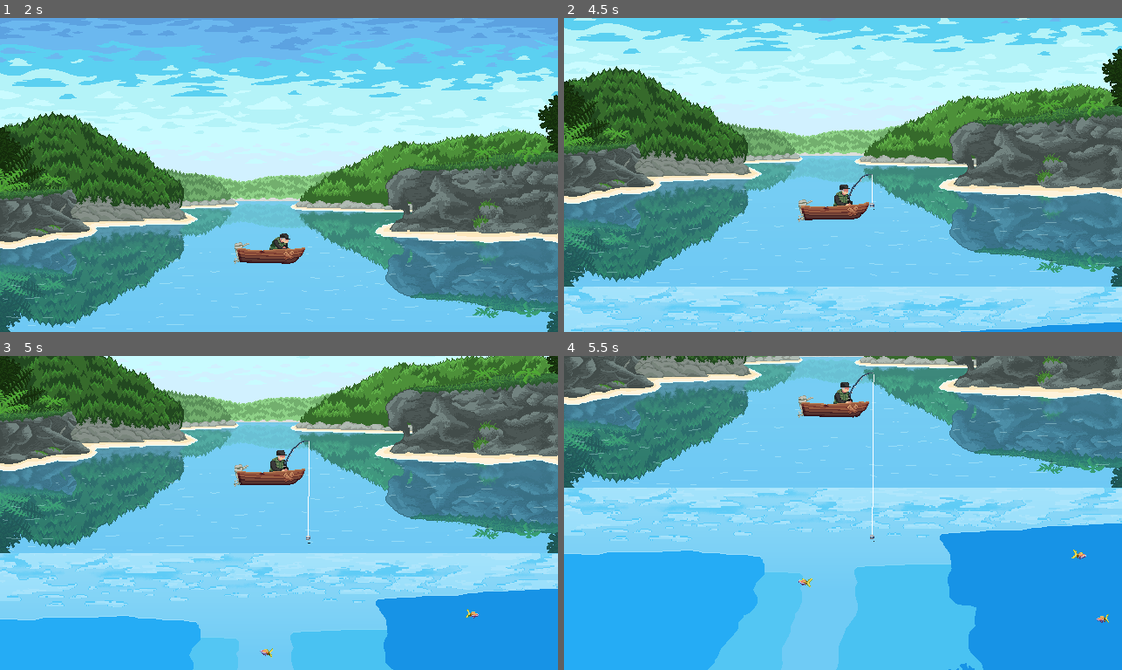
Above: before the commit, frames 1-4 (two rows, left to right).
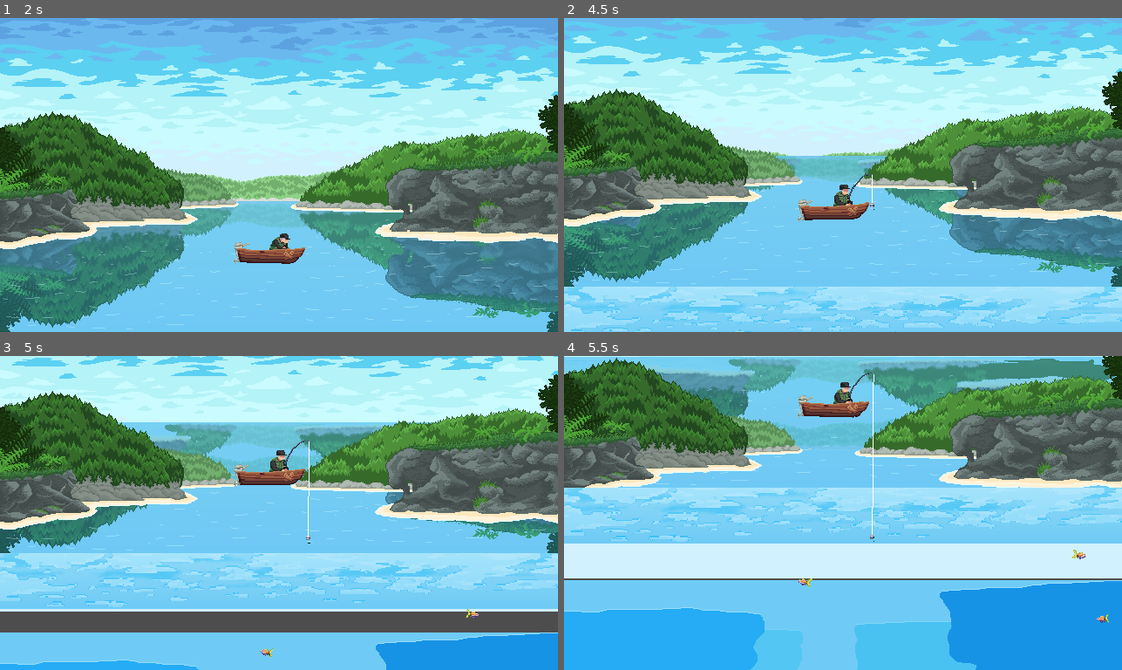
Above: after the commit, the same moments.

Repository: Bad-Onion/gyotaku
Game: Godot game, scene res://main.tscn
The game is run twice, just before and just after one commit, with the same random seed, the same clock (stepped at 60 frames per second) and the same inputs.
Inputs (mouse positions are in pixels of both pictures, inside the frame that each line leads up to):
- Up to frame 1 (2 s): click "Jogar" at 0.5 s; move the mouse to (401, 159) at 1.27 s; click (401, 159) at 1.35 s
- Up to frame 2 (4.5 s): move the mouse to (731, 190) at 2.02 s; click (731, 190) at 2.1 s; move the mouse to (898, 105) at 2.77 s; click (898, 105) at 2.85 s; move the mouse to (815, 237) at 3.52 s; click (815, 237) at 3.6 s; move the mouse to (1010, 222) at 4.27 s; click (1010, 222) at 4.35 s
- Up to frame 3 (5 s): no input
- Up to frame 4 (5.5 s): move the mouse to (675, 465) at 5.02 s; click (675, 465) at 5.1 s

Frame 1 is identical in both runs. In frame 2, 35% of the frame differs, in the area x 0-100%, y 0-100%; in frame 3, 57%; in frame 4, 53%.

Commit message:
adding parallax

Diff:
--- a/gyotaku/scenes/levels/level_1/level_1.tscn
+++ b/gyotaku/scenes/levels/level_1/level_1.tscn
@@ -106,12 +106,14 @@
 
 [node name="MainCamera" type="Camera2D" parent="." unique_id=2093425651]
 position = Vector2(320, 180)
+limit_top = 0
+limit_bottom = 884
 position_smoothing_enabled = true
 script = ExtResource("2_hhmec")
 
 [node name="Boat" type="AnimatedSprite2D" parent="." unique_id=1587030661]
 z_index = 2
-position = Vector2(306.8947, 269.5)
+position = Vector2(306.895, 269.5)
 scale = Vector2(1.0789473, 1.0789474)
 sprite_frames = SubResource("SpriteFrames_q7p11")
 frame_progress = 0.21664254
@@ -167,7 +169,6 @@
 [node name="OkinawaBackground" parent="Background" unique_id=1616347244 instance=ExtResource("5_v0dvh")]
 
 [node name="OkinawaUnderwaterBackground" parent="Background" unique_id=1010358310 instance=ExtResource("4_1iula")]
-position = Vector2(0, 360)
 
 [node name="Systems" type="Node" parent="." unique_id=358187130]
 
--- a/gyotaku/scenes/ui/okinawa_background/okinawa_background.tscn
+++ b/gyotaku/scenes/ui/okinawa_background/okinawa_background.tscn
@@ -9,41 +9,46 @@
 [ext_resource type="Texture2D" uid="uid://bj5lakp8jvqde" path="res://assets/backgrounds/okinawa/surface/Montanha_Direita_1.png" id="7_1d3g0"]
 [ext_resource type="Texture2D" uid="uid://hursjd8g8ixf" path="res://assets/backgrounds/okinawa/surface/agua.png" id="8_4f0ou"]
 
-[node name="OkinawaBackground" type="Node" unique_id=1616347244]
+[node name="OkinawaBackground" type="ParallaxBackground" unique_id=1771425792]
 
-[node name="Sky" type="Sprite2D" parent="." unique_id=1428202544]
+[node name="Scenario" type="ParallaxLayer" parent="." unique_id=1970804716]
+motion_scale = Vector2(1, 0.5)
+
+[node name="Sky" type="Sprite2D" parent="Scenario" unique_id=1428202544]
 position = Vector2(320, 180)
 texture = ExtResource("1_mtm42")
 
-[node name="FarMountains" type="Sprite2D" parent="." unique_id=1424857524]
+[node name="FarMountains" type="Sprite2D" parent="Scenario" unique_id=1424857524]
 position = Vector2(320, 192)
 texture = ExtResource("2_4f0ou")
 
-[node name="LeftMountain3" type="Sprite2D" parent="." unique_id=100659417]
+[node name="LeftMountain3" type="Sprite2D" parent="Scenario" unique_id=100659417]
 z_index = 1
 position = Vector2(164, 196)
 texture = ExtResource("3_uekg8")
 
-[node name="RightMountain2" type="Sprite2D" parent="." unique_id=919601365]
+[node name="RightMountain2" type="Sprite2D" parent="Scenario" unique_id=919601365]
 z_index = 1
 position = Vector2(576, 175)
 texture = ExtResource("4_pmoxm")
 
-[node name="LeftMountain2" type="Sprite2D" parent="." unique_id=1469487905]
+[node name="LeftMountain2" type="Sprite2D" parent="Scenario" unique_id=1469487905]
 z_index = 1
 position = Vector2(54, 175)
 texture = ExtResource("5_d637k")
 
-[node name="LeftMountain1" type="Sprite2D" parent="." unique_id=530648550]
+[node name="LeftMountain1" type="Sprite2D" parent="Scenario" unique_id=530648550]
 z_index = 1
 position = Vector2(57, 195)
 texture = ExtResource("6_8p0c7")
 
-[node name="RightMountain1" type="Sprite2D" parent="." unique_id=1316389444]
+[node name="RightMountain1" type="Sprite2D" parent="Scenario" unique_id=1316389444]
 z_index = 1
 position = Vector2(534, 172)
 texture = ExtResource("7_1d3g0")
 
-[node name="Water" type="Sprite2D" parent="." unique_id=7033961]
+[node name="SurfaceWater" type="ParallaxLayer" parent="." unique_id=1864668906]
+
+[node name="Water" type="Sprite2D" parent="SurfaceWater" unique_id=7033961]
 position = Vector2(320, 180)
 texture = ExtResource("8_4f0ou")
--- a/gyotaku/scenes/ui/okinawa_background/okinawa_underwater_background.tscn
+++ b/gyotaku/scenes/ui/okinawa_background/okinawa_underwater_background.tscn
@@ -8,37 +8,48 @@
 [ext_resource type="Texture2D" uid="uid://dw5ku1msm4gk6" path="res://assets/backgrounds/okinawa/underwater/Terra_Fundo_3.png" id="6_6i0im"]
 [ext_resource type="Texture2D" uid="uid://cwcfdqwxnup4j" path="res://assets/backgrounds/okinawa/underwater/Terra_Fundo_2.png" id="7_s4f0x"]
 [ext_resource type="Texture2D" uid="uid://oaj6dwr63xoh" path="res://assets/backgrounds/okinawa/underwater/Terra_Fundo_1.png" id="8_rbxeu"]
+[ext_resource type="Texture2D" uid="uid://5hjy04akbdl5" path="res://assets/backgrounds/okinawa/underwater/water_effect.png" id="9_epons"]
 
-[node name="OkinawaUnderwaterBackground" type="Node2D" unique_id=1010358310]
+[node name="OkinawaUnderwaterBackground" type="ParallaxBackground" unique_id=288098495]
 
-[node name="WaterBackground" type="Sprite2D" parent="." unique_id=942469248]
-position = Vector2(320, 250)
+[node name="DepthLayer" type="ParallaxLayer" parent="." unique_id=1523264890]
+position = Vector2(0, 424)
+motion_scale = Vector2(1, 0.8)
+
+[node name="UnderwaterDepth" type="Sprite2D" parent="DepthLayer" unique_id=942469248]
+position = Vector2(320, 230)
 texture = ExtResource("1_0vsfu")
 
-[node name="WaterBack7" type="Sprite2D" parent="." unique_id=1472713179]
-position = Vector2(320, 250)
+[node name="WaterBack7" type="Sprite2D" parent="DepthLayer" unique_id=1472713179]
+position = Vector2(320, 210)
 texture = ExtResource("2_epons")
 
-[node name="WaterBack6" type="Sprite2D" parent="." unique_id=1847503277]
-position = Vector2(320, 250)
+[node name="WaterBack6" type="Sprite2D" parent="DepthLayer" unique_id=1847503277]
+position = Vector2(320, 210)
 texture = ExtResource("3_a3prl")
 
-[node name="WaterBack5" type="Sprite2D" parent="." unique_id=1084239104]
-position = Vector2(320, 250)
+[node name="WaterBack5" type="Sprite2D" parent="DepthLayer" unique_id=1084239104]
+position = Vector2(320, 210)
 texture = ExtResource("4_2wyvv")
 
-[node name="WaterBack4" type="Sprite2D" parent="." unique_id=1687866065]
-position = Vector2(320, 250)
+[node name="WaterBack4" type="Sprite2D" parent="DepthLayer" unique_id=1687866065]
+position = Vector2(320, 210)
 texture = ExtResource("5_vgbym")
 
-[node name="WaterBack3" type="Sprite2D" parent="." unique_id=1439087591]
-position = Vector2(320, 250)
+[node name="WaterBack3" type="Sprite2D" parent="DepthLayer" unique_id=1439087591]
+position = Vector2(320, 210)
 texture = ExtResource("6_6i0im")
 
-[node name="WaterBack2" type="Sprite2D" parent="." unique_id=606494064]
-position = Vector2(320, 250)
+[node name="WaterBack2" type="Sprite2D" parent="DepthLayer" unique_id=606494064]
+position = Vector2(320, 210)
 texture = ExtResource("7_s4f0x")
 
-[node name="WaterBack1" type="Sprite2D" parent="." unique_id=1281090587]
-position = Vector2(320, 250)
+[node name="WaterBack1" type="Sprite2D" parent="DepthLayer" unique_id=1281090587]
+position = Vector2(320, 210)
 texture = ExtResource("8_rbxeu")
+
+[node name="CellingLayer" type="ParallaxLayer" parent="." unique_id=1331441684]
+
+[node name="UnderwaterCelling" type="Sprite2D" parent="CellingLayer" unique_id=566132218]
+position = Vector2(320, 392)
+texture = ExtResource("9_epons")
Binary file changed: gyotaku/assets/backgrounds/okinawa/underwater/Fundo_Agua.png
Binary file added: gyotaku/assets/backgrounds/okinawa/underwater/water_effect.png
Not shown, added: gyotaku/assets/backgrounds/okinawa/underwater/water_effect.png.import
Not shown, added: gyotaku/assets/sfx/spinning_reel_fast.wav.import
Not shown, added: gyotaku/assets/sfx/spinning_reel_fast.wav
